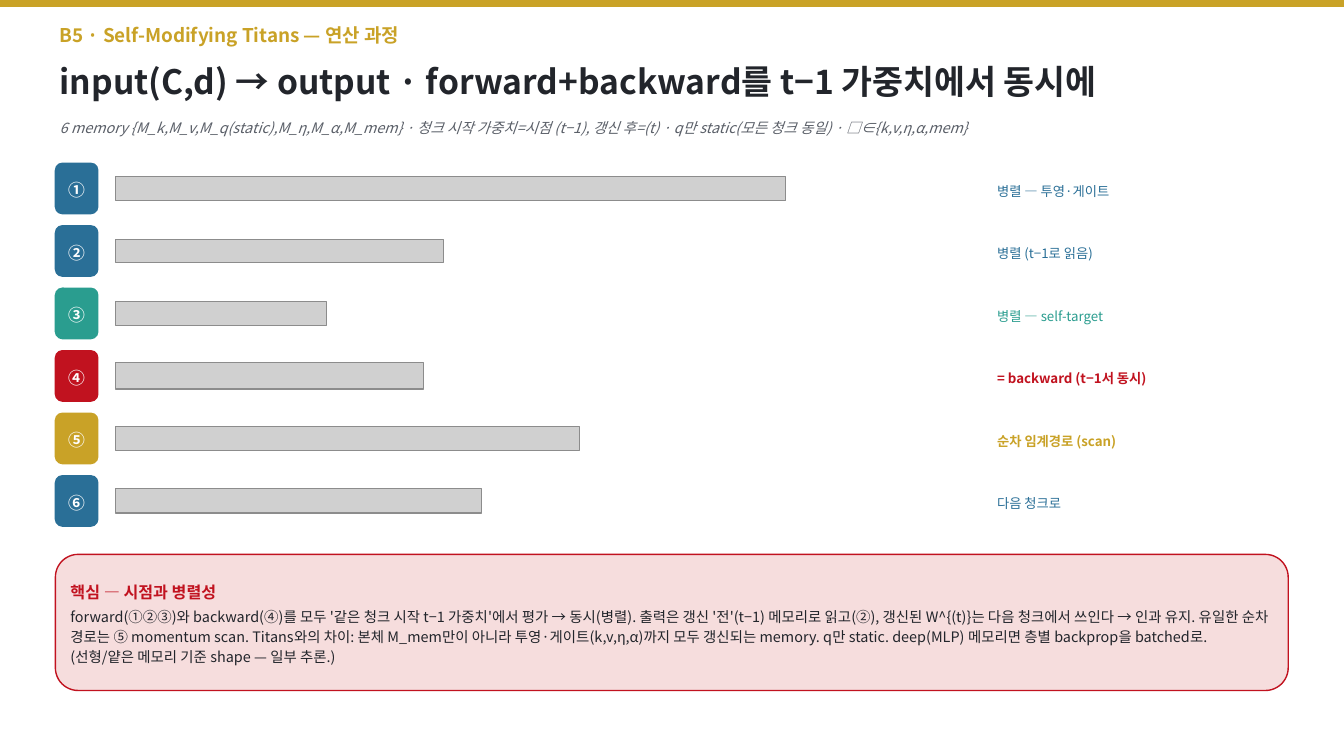
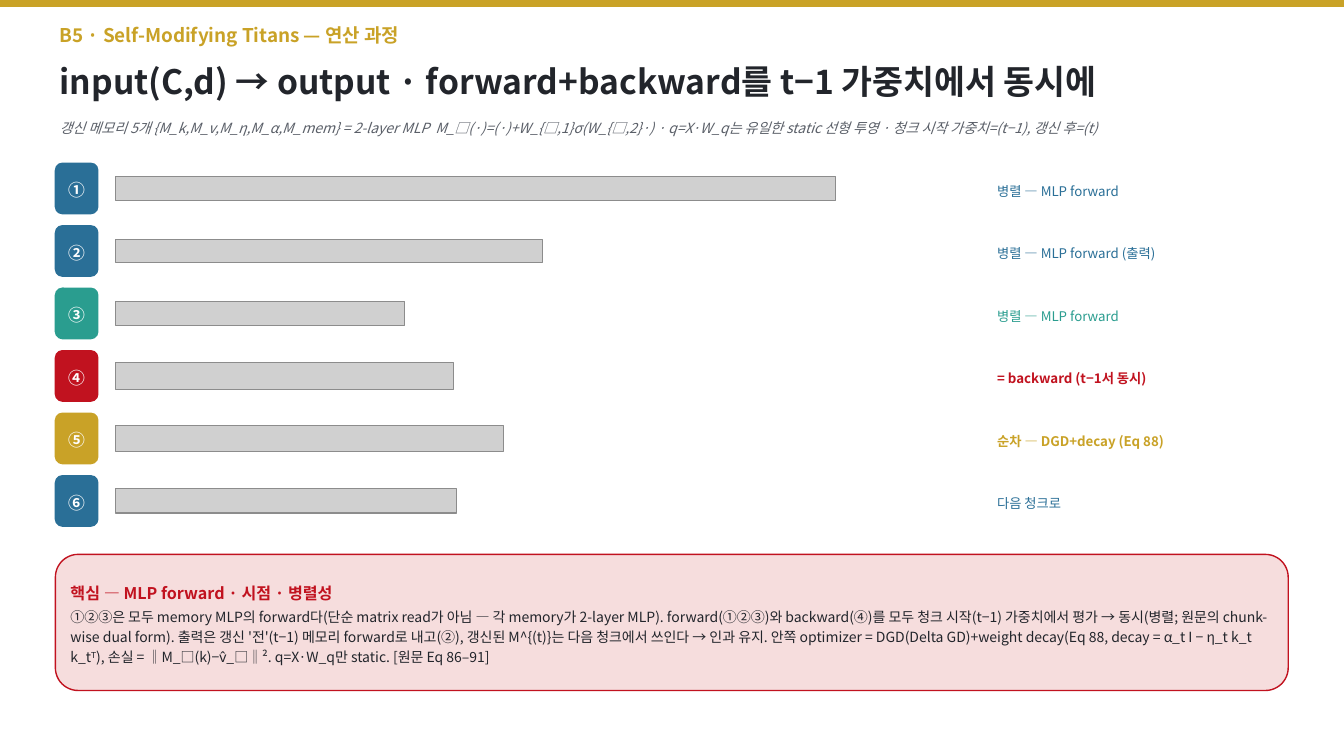
Before and after one commit to jimmylegendary/neural-memory-study, a slide deck: slide 65 of seminar/TTT-seminar.pptx. Drawn at 1344x756 pixels with LibreOffice and Linux fonts; fonts in the diff are those of the drawing; grey boxes stand for pictures. Boxes give left, top, right and bottom in pixels: in the first picture for what was removed or moved away, otherwise in the second. Text is boxed around its words. In the diff, an @@ line names an element or a change of style, - is before the commit and + after.

```diff
--- a/seminar/TTT-seminar.pptx
+++ b/seminar/TTT-seminar.pptx
@@ text at [60, 121, 1097, 136]: text changed; size 10.3 to 10 pt @@
-6 memory {M_k,M_v,M_q(static),M_η,M_α,M_mem} · 청크 시작 가중치=시점 (t−1), 갱신 후=(t) · q만 static(모든 청크 동일) · □∈{k,v,η,α,mem}
+갱신 메모리 5개 {M_k,M_v,M_η,M_α,M_mem} = 2-layer MLP M_□(·)=(·)+W_{□,1}σ(W_{□,2}·) · q=X·W_q는 유일한 static 선형 투영 · 청크 시작 가중치=(t−1), 갱신 후=(t)
@@ picture: place and size @@
-picture at [116, 176, 786, 201]
+picture at [116, 176, 836, 201]
@@ text at [997, 185, 1119, 197]: text changed @@
-병렬 — 투영·게이트
+병렬 — MLP forward
@@ picture: place and size @@
-picture at [116, 240, 444, 263]
+picture at [116, 240, 542, 263]
@@ text at [997, 247, 1155, 261]: text changed @@
-병렬 (t−1로 읽음)
+병렬 — MLP forward (출력)
@@ picture: place and size @@
-picture at [116, 301, 327, 326]
+picture at [116, 301, 405, 326]
@@ text at [997, 310, 1119, 322]: text changed @@
-병렬 — self-target
+병렬 — MLP forward
@@ picture: place and size @@
-picture at [116, 363, 424, 389]
+picture at [116, 363, 454, 389]
@@ picture: place and size @@
-picture at [116, 426, 580, 451]
+picture at [116, 425, 503, 451]
@@ text at [997, 435, 1164, 449]: text changed @@
-순차 임계경로 (scan)
+순차 — DGD+decay (Eq 88)
@@ picture: place and size @@
-picture at [116, 489, 482, 513]
+picture at [116, 489, 457, 513]
@@ text in rounded rectangle at [70, 585, 1267, 666]: text changed; size 10.3 to 10 pt @@
-핵심 — 시점과 병렬성
-forward(①②③)와 backward(④)를 모두 '같은 청크 시작 t−1 가중치'에서 평가 → 동시(병렬). 출력은 갱신 '전'(t−1) 메모리로 읽고(②), 갱신된 W^{(t)}는 다음 청크에서 쓰인다 → 인과 유지. 유일한 순차 경로는 ⑤ momentum scan. Titans와의 차이: 본체 M_mem만이 아니라 투영·게이트(k,v,η,α)까지 모두 갱신되는 memory. q만 static. deep(MLP) 메모리면 층별 backprop을 batched로. (선형/얕은 메모리 기준 shape — 일부 추론.)
+핵심 — MLP forward · 시점 · 병렬성
+①②③은 모두 memory MLP의 forward다(단순 matrix read가 아님 — 각 memory가 2-layer MLP). forward(①②③)와 backward(④)를 모두 청크 시작(t−1) 가중치에서 평가 → 동시(병렬; 원문의 chunk-wise dual form). 출력은 갱신 '전'(t−1) 메모리 forward로 내고(②), 갱신된 M^{(t)}는 다음 청크에서 쓰인다 → 인과 유지. 안쪽 optimizer = DGD(Delta GD)+weight decay(Eq 88, decay = α_t I − η_t k_t k_tᵀ), 손실 = ‖M_□(k)−v̂_□‖². q=X·W_q만 static. [원문 Eq 86–91]
```
Also in this commit, not shown: 10 other slides changed, 2 other files.
